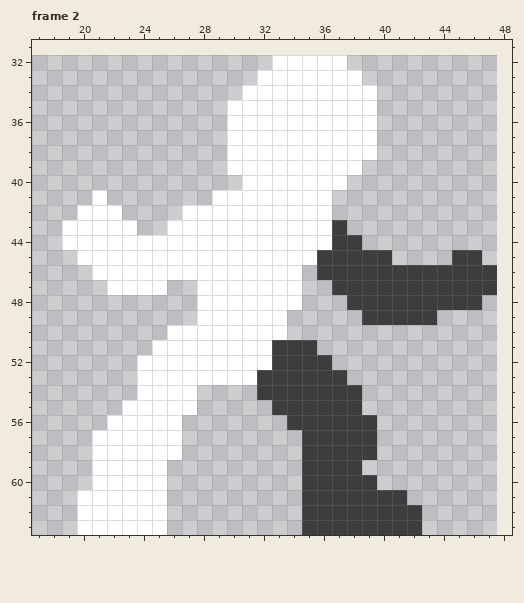
Two versions of one pixel-art file, src/Unity/Fighters/Assets/Art/Sprites/Animations/idle.aseprite. Above: the version before the commit.
32x32 pixels, 4 frames. Shown: frame 2: x 17..48, y 31..63. The old version is drawn lined up with the new one, on the new canvas. The commit also changed other frames, which this record leaves out.
And afterwards:
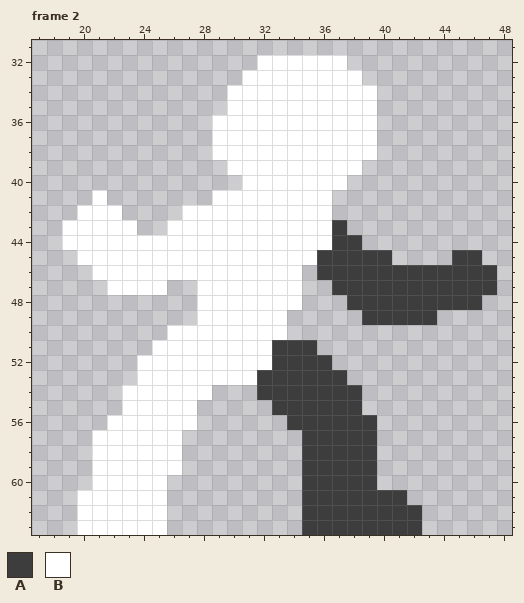
Palette (. is transparent): A #3d3d3d  B #ffffff
What changed:
canvas 32x32 -> 64x64, the old top-left corner now at 16,32
--- frame 2
@@ x 27..34 @@
 31 ........
-32 ......BB
-33 .....BBB
-34 ....BBBB
+32 .....BBB
+33 ....BBBB
+34 ...BBBBB
 35 ...BBBBB
-36 ...BBBBB
-37 ...BBBBB
-38 ...BBBBB
+36 ..BBBBBB
+37 ..BBBBBB
+38 ..BBBBBB
 39 ...BBBBB
@@ x 21..41 @@
 53 ...BBBBBBBBAAAAAA....
-54 ...BBBB....AAAAAAA...
+54 ..BBBBBB...AAAAAAA...
 55 ..BBBBB.....AAAAAA...
-56 .BBBBB.......AAAAAA..
+56 .BBBBBB......AAAAAA..
 57 BBBBBB........AAAAA..
 58 BBBBBB........AAAAA..
-59 BBBBB.........AAAA...
+59 BBBBBB........AAAAA..
 60 BBBBB.........AAAAA..
Boxes around the changes in both pictures, in picture pixels (x1, y1, x2, y2):
added: (212, 55, 272, 160)
added: (122, 385, 212, 475)
added: (362, 460, 377, 475)
